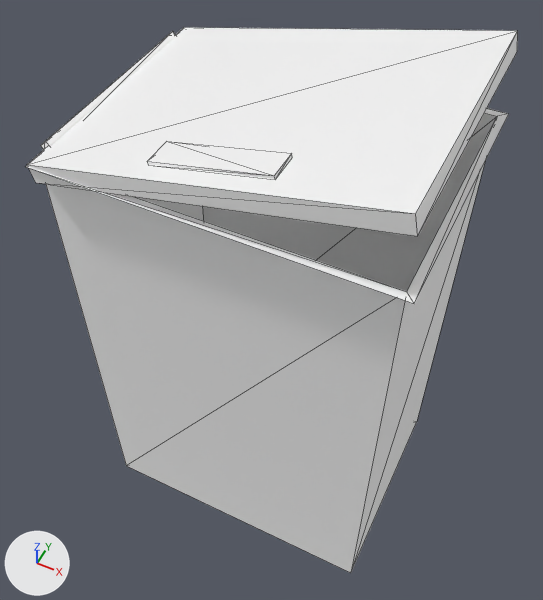
A saved change to the glTF model assets/units/pd2_mod_custom/cus_red_fwb/architecture/vault_deposit_boxes/vault_deposit_box_single.glb.
Camera for both pictures: a 50 mm camera at (0.079, -0.719, 0.463) aimed at (-0.206, -0.15, -0.248). Lighting does not change. The marker at lower left points along +X, +Y and +Z. Both versions are drawn at frame 2 of the action 'Action'; the numbers are the values there. Mesh edges are drawn as thin lines on the coarser meshes.

In view in the first picture: 'g_box', 'g_door'.
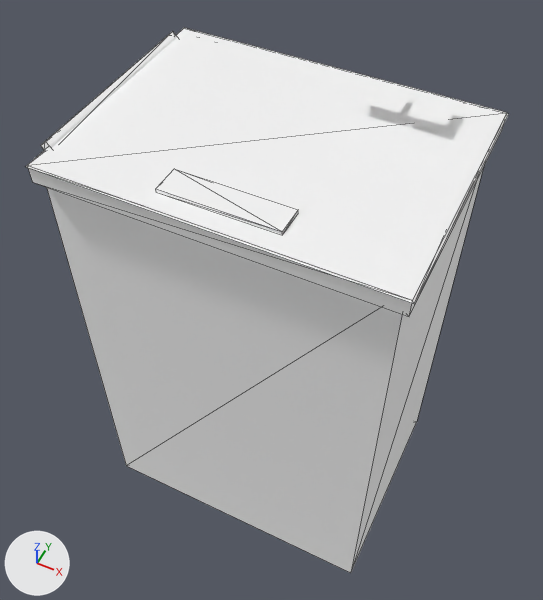
ob_anim_door is not drawn itself; it is the parent of ob_g_door.

Boxes (x1, y1, x2, y2) around the edits, measured in the pictures (543 x 600 px):
'g_door', turned: before (27, 27, 518, 236); after (28, 28, 507, 317)
'g_icon', unchanged, uncovered by the edit: after (361, 82, 459, 131)

The edits, one by one:
Object 'anim_door' (ob_anim_door) turns from (0, -13, 0) to (0, 0, 0) degrees about x, y and z.
